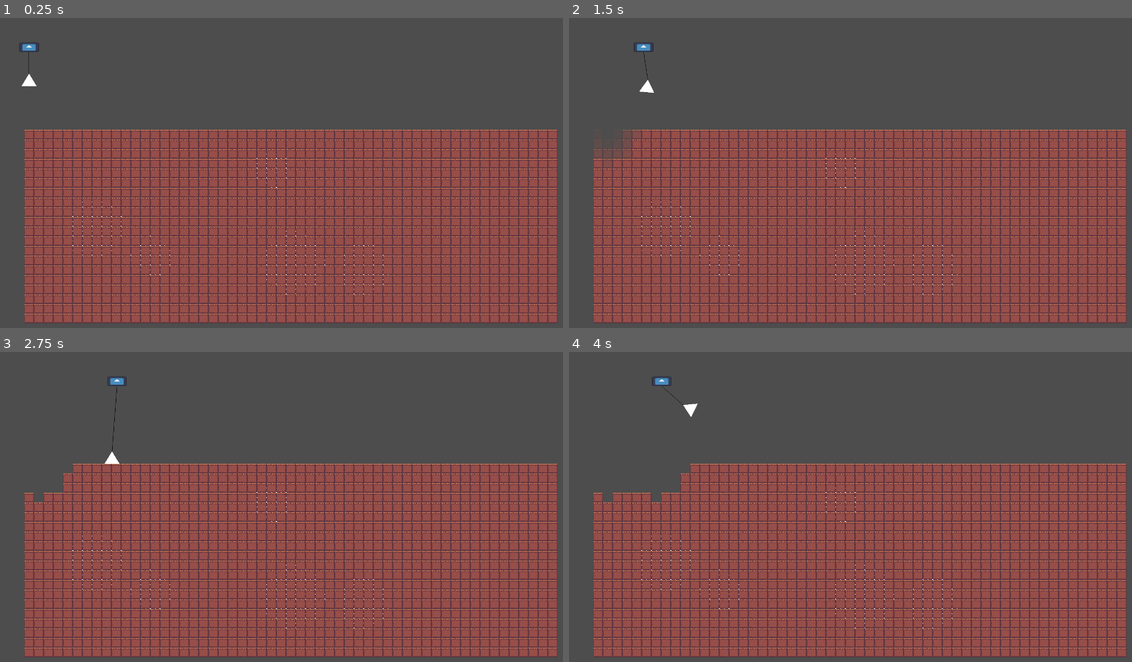
Above: before the commit, frames 1-4 (two rows, left to right).
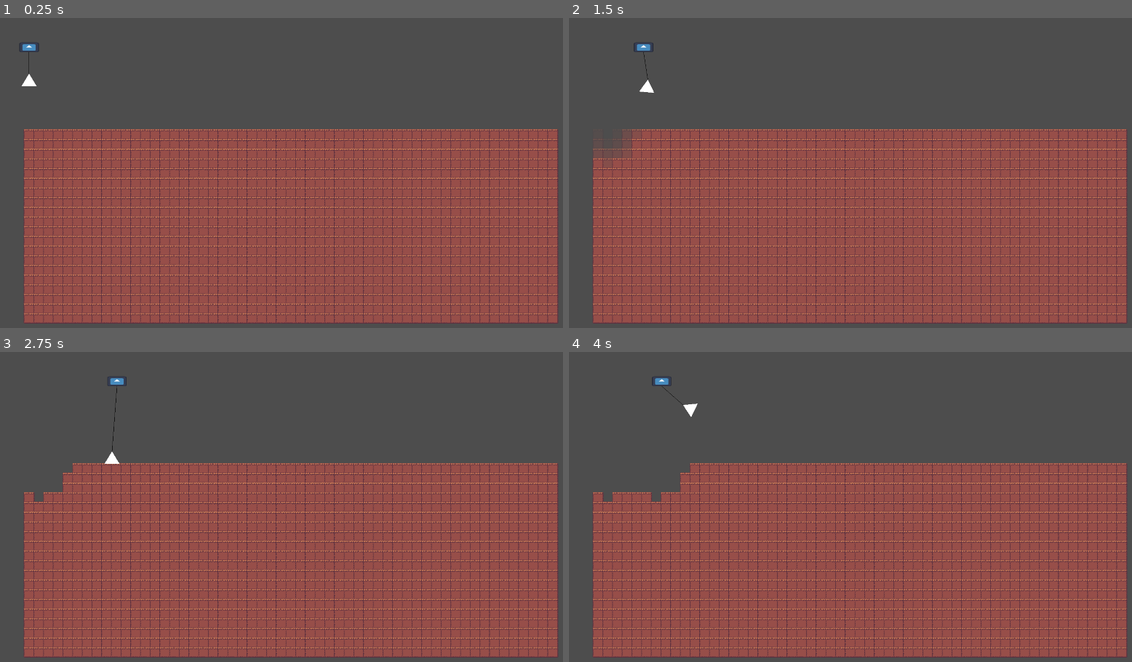
Above: after the commit, the same moments.

Repository: Neomania/DaveAndTimsMiningAdventure
Game: Godot game, scene res://Scenes/main.tscn
The game is run twice, just before and just after one commit, with the same random seed, the same clock (stepped at 60 frames per second) and the same inputs. The engine's default icon, where the game draws it, is replaced by a stand-in: a white triangle on a blue panel in a dark square.
Inputs (mouse positions are in pixels of both pictures, inside the frame that each line leads up to):
- Up to frame 1 (0.25 s): no input
- Up to frame 2 (1.5 s): tap Enter at 0.5 s; move the mouse to (597, 135) at 0.52 s; hold Right (ui_right) 0.53-1.28 s; tap Z (game_pickup) at 0.6 s; move the mouse to (608, 135) at 1.27 s; hold Down (ui_down) from 1.28 s (still down); click (608, 135) at 1.35 s
- Up to frame 3 (2.75 s): move the mouse to (78, 469) at 2.02 s; release Down (ui_down) at 2.03 s; hold Right (ui_right) from 2.03 s (still down); tap Z (game_pickup) at 2.1 s
- Up to frame 4 (4 s): move the mouse to (659, 469) at 2.77 s; release Right (ui_right) at 2.78 s; hold Up (ui_up) 2.78-3.53 s; click (659, 469) at 2.85 s; move the mouse to (692, 469) at 3.52 s; hold Left (ui_left) from 3.53 s (still down); tap Z (game_pickup) at 3.6 s

The runs differ from the first frame. In frame 1, 15% of the frame differs, in the area x 4-100%, y 35-99%; in frame 2, 14%; in frame 3, 14%; in frame 4, 14%.

Commit message:
Increasing tile scale to hide gaps

Diff:
--- a/Scenes/Prefabs/Tile1.tscn
+++ b/Scenes/Prefabs/Tile1.tscn
@@ -22,6 +22,7 @@
 shape = SubResource("RectangleShape2D_b2off")
 
 [node name="Sprite2D" type="Sprite2D" parent="."]
+scale = Vector2(1.1, 1.1)
 texture = ExtResource("1_vkuib")
 
 [connection signal="area_entered" from="Area2D" to="." method="_on_area_2d_area_entered"]
